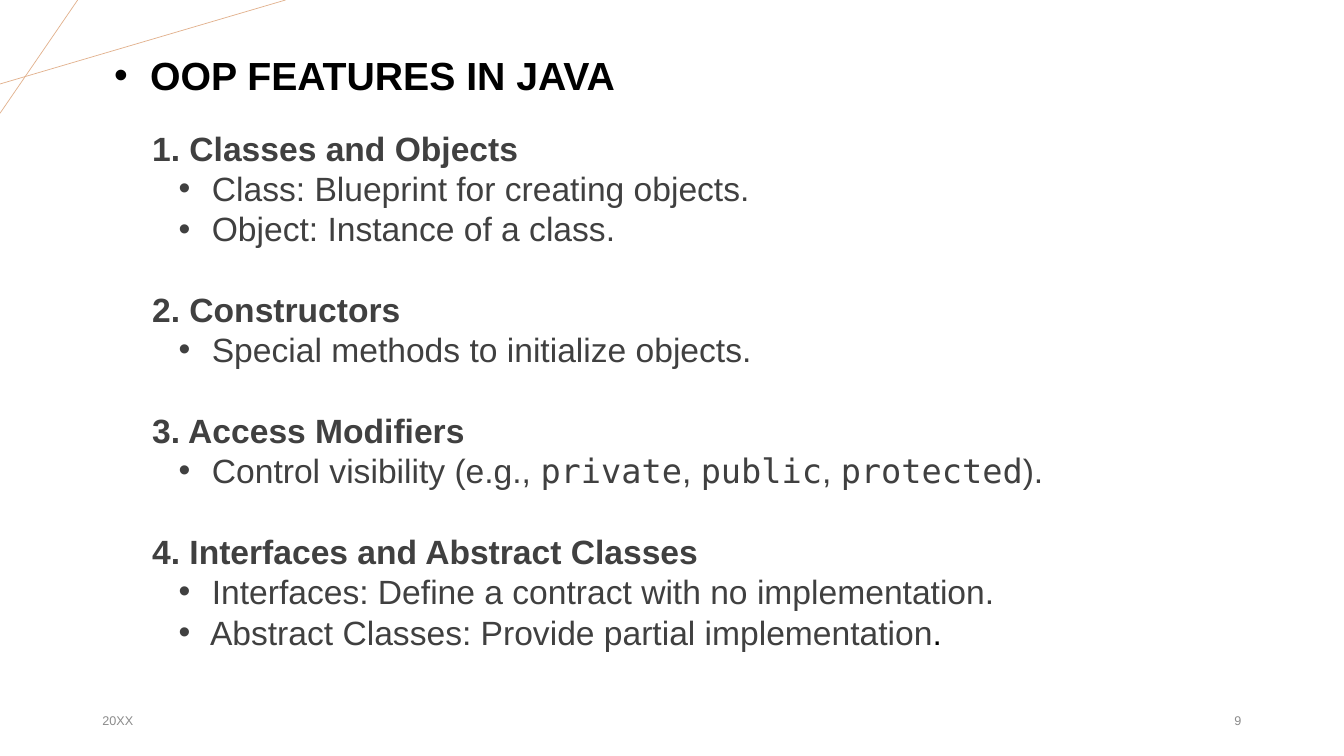
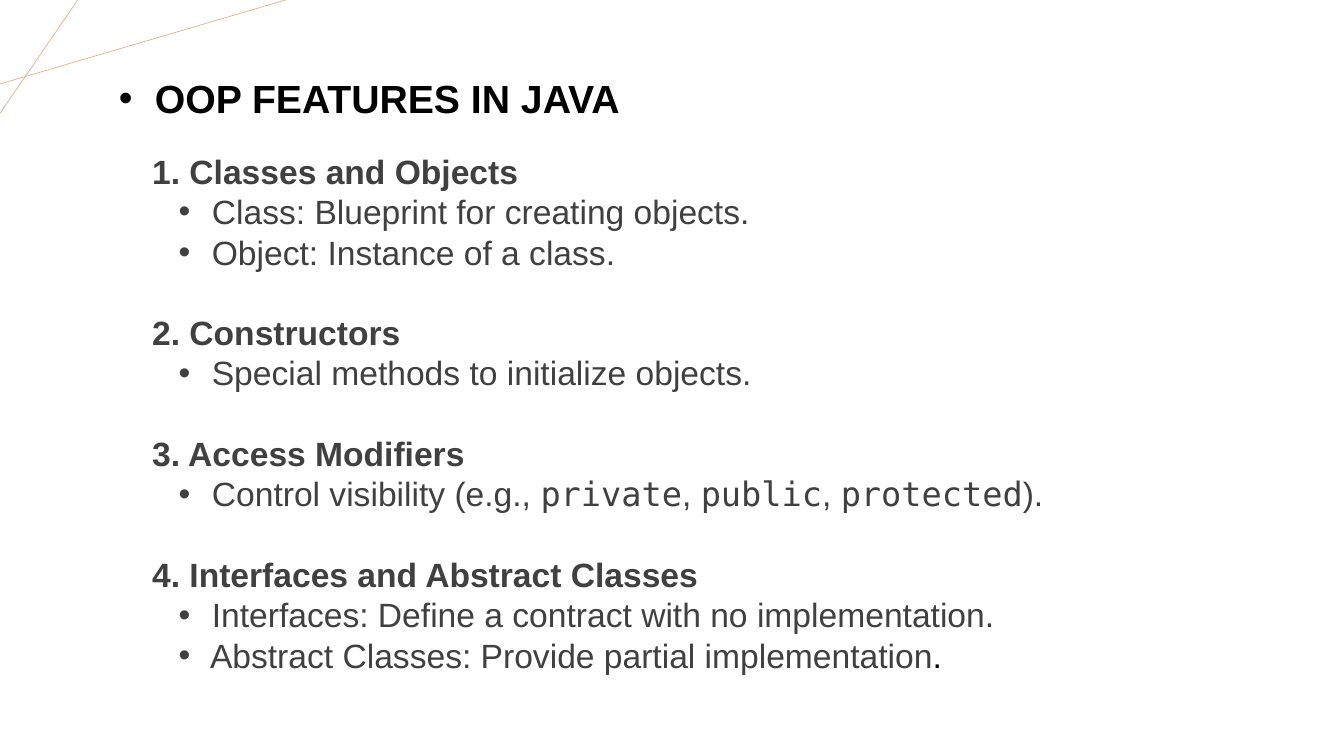
Before and after one commit to PratikshaRDatir/Presentation, a slide deck: slide 10 of Object-Oriented Programming in Java.pptx (slide 9 before the commit). Drawn at 1344x756 pixels with LibreOffice and Linux fonts; fonts in the diff are those of the drawing. Boxes give left, top, right and bottom in pixels: in the first picture for what was removed or moved away, otherwise in the second. Text is boxed around its words. In the diff, an @@ line names an element or a change of style, - is before the commit and + after.

```diff
--- a/Object-Oriented Programming in Java.pptx
+++ b/Object-Oriented Programming in Java.pptx
@@ text "OOP FEATURES IN JAVA": place and size @@
-text "OOP FEATURES IN JAVA" at box(150, 62, 615, 91)
+text "OOP FEATURES IN JAVA" at box(155, 85, 620, 114)
@@ text "1. Classes and Objects": place and size @@
-text "1. Classes and Objects" at box(152, 136, 1044, 652)
+text "1. Classes and Objects" at box(152, 159, 1044, 675)
@@ text removed at box(102, 716, 133, 725) @@
-20XX
@@ page number removed at box(1234, 716, 1241, 725) @@
-9
```
Also in this commit, not shown: 9 other slides changed, 3 slides added, 1 slide removed.
